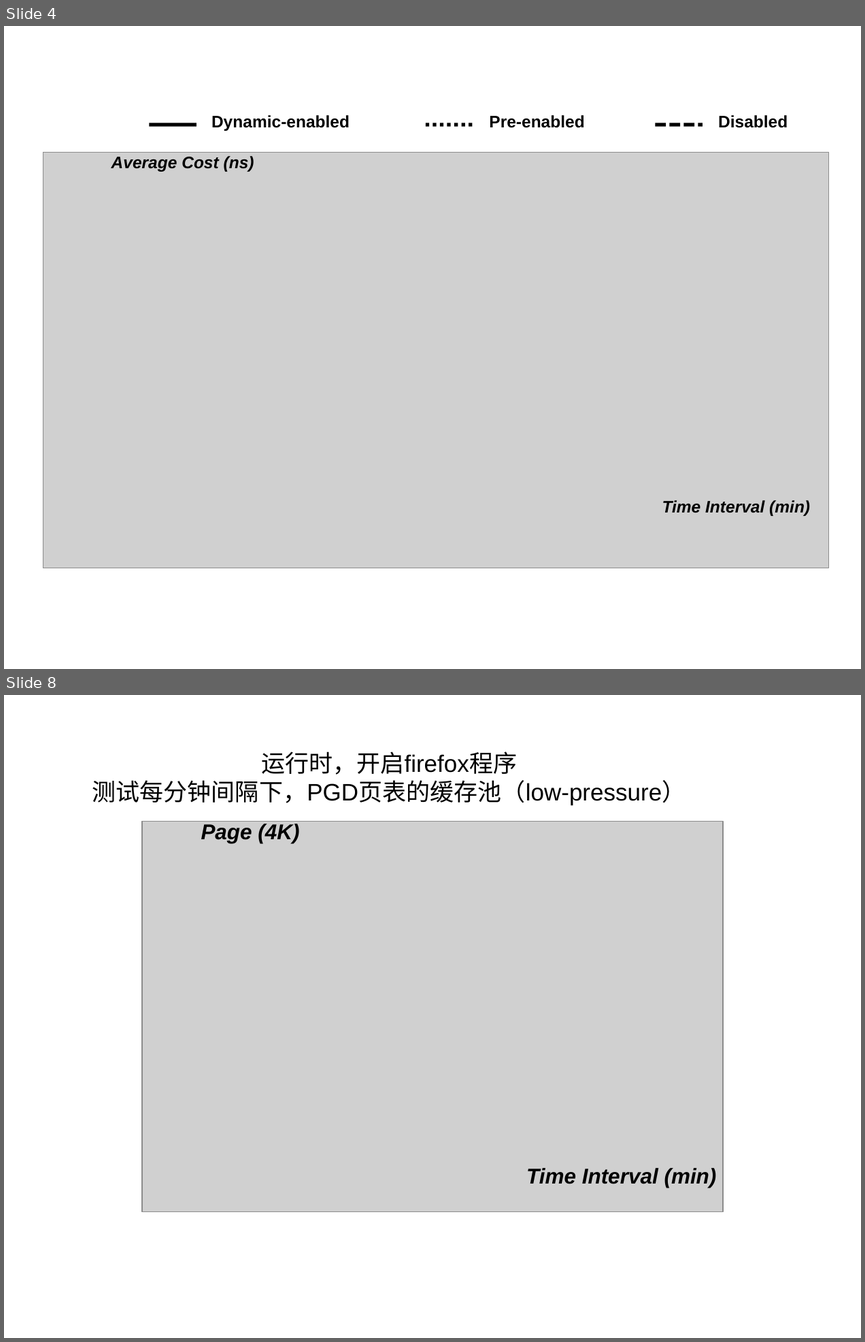
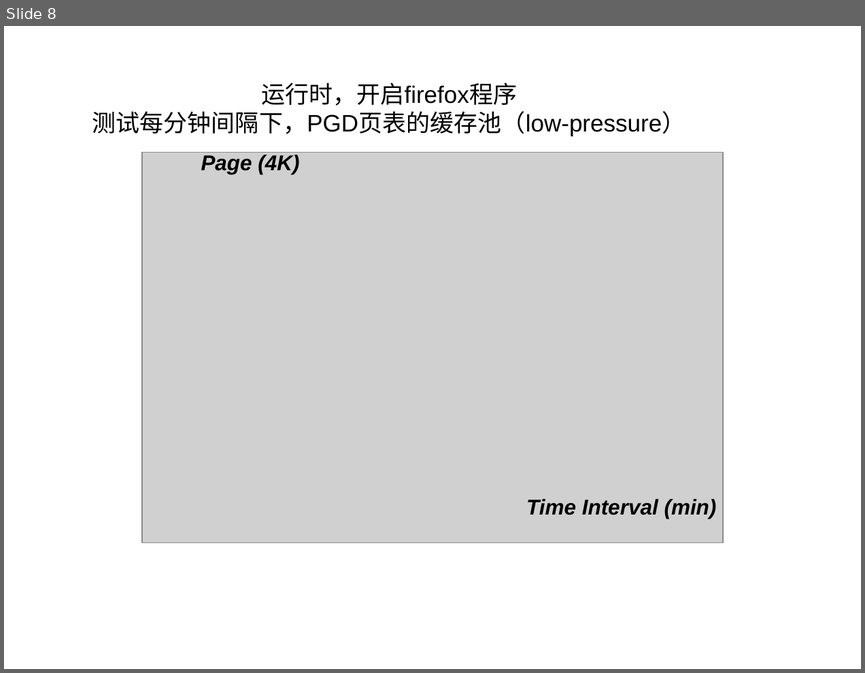
Before and after one commit to strongerwill/FastIO, a slide deck: doc/paper/image/micro/micro_benchmark.ppt. Shown one above the other, each under a label of ours: slides 4 and 8 before the commit, slide 8 after it; the slides between them are not shown. The pictures are 865x1342 and 865x673 pixels, drawn with LibreOffice and Linux fonts; fonts in the diff are those of the drawing; grey boxes stand for pictures. Boxes give left, top, right and bottom in pixels: in the first picture for what was removed or moved away, otherwise in the second. Text is boxed around its words. In the diff, an @@ line names an element or a change of style, - is before the commit and + after.

```diff
--- a/doc/paper/image/micro/micro_benchmark.ppt
+++ b/doc/paper/image/micro/micro_benchmark.ppt
@@ slide 4 removed at box(4, 26, 861, 669), background #FFFFFF @@
@@ line removed from (149, 125) to (196, 125) @@
@@ text removed at box(211, 115, 349, 131) @@
-Dynamic-enabled
@@ line removed from (426, 125) to (473, 125) @@
@@ text removed at box(489, 115, 584, 128) @@
-Pre-enabled
@@ line removed from (655, 125) to (702, 125) @@
@@ text removed at box(718, 115, 787, 128) @@
-Disabled
@@ picture removed at box(43, 152, 829, 567) @@
@@ text removed at box(111, 156, 254, 172) @@
-Average Cost (ns)
@@ text removed at box(662, 500, 810, 516) @@
-Time Interval (min)
```
Also in this commit, not shown: 2 slides changed, 7 slides added, 4 other slides removed, 9 other files.
